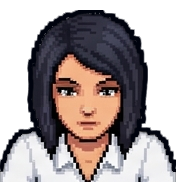
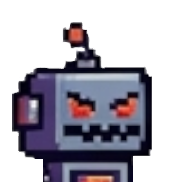
Revision of a layered w=176, h=182 image; what changed, layer by layer:
added layer "bot" above "emma" over (12, 21, 152, 182)
hid "dealer" over (0, 10, 176, 182)
